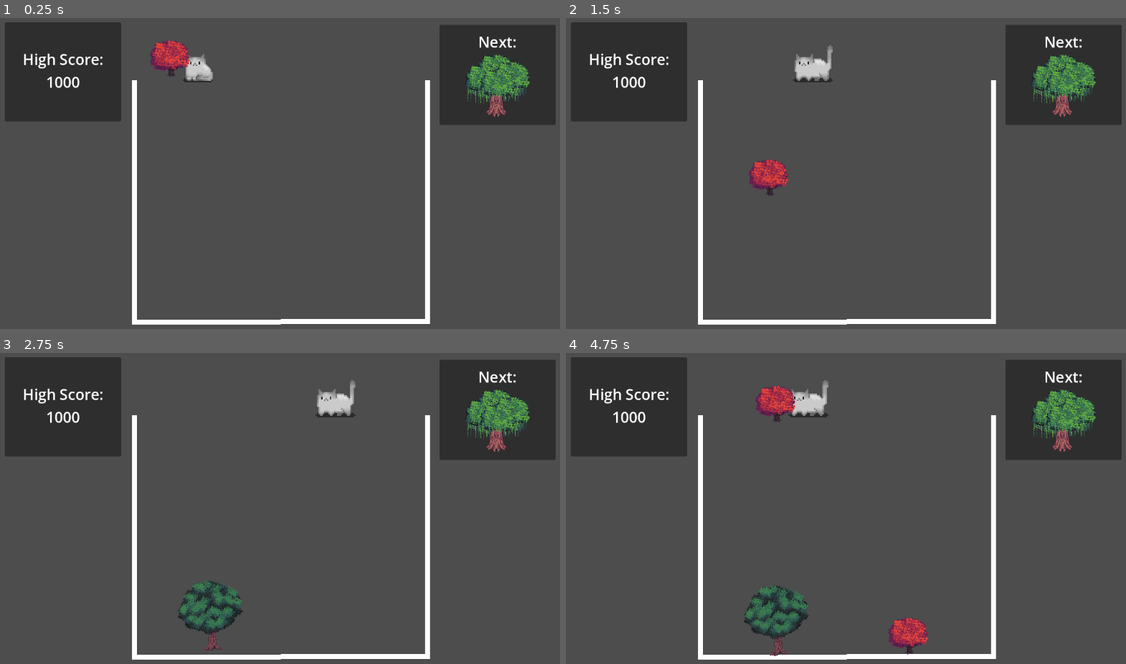
Above: before the commit, frames 1-4 (two rows, left to right).
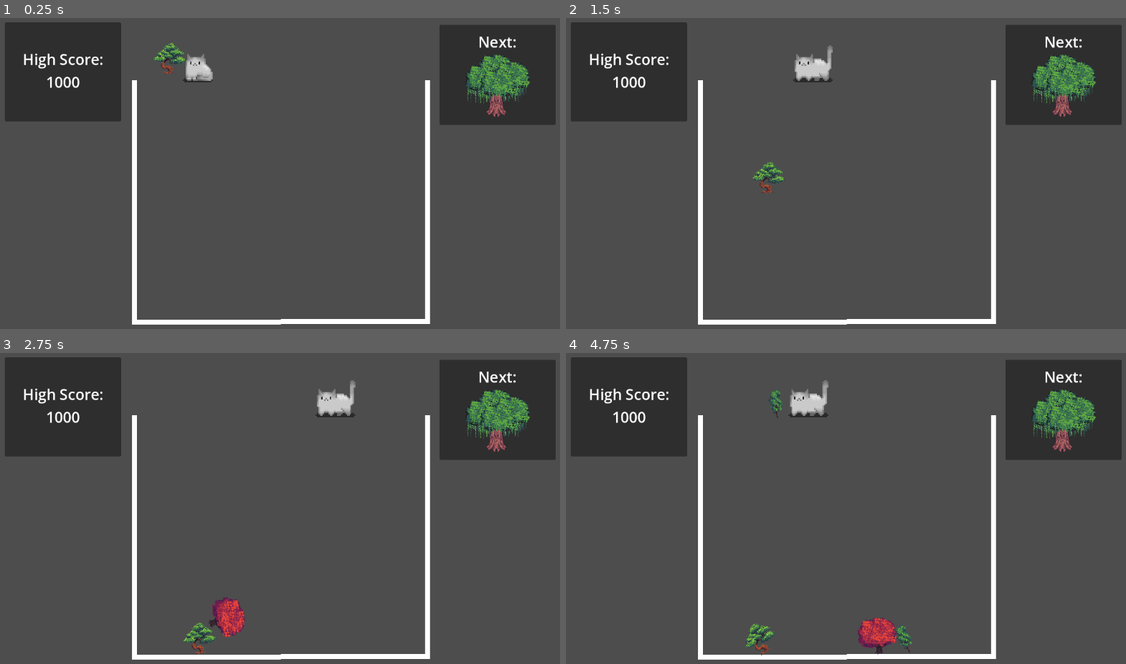
Above: after the commit, the same moments.

Repository: emilykrohn/TreeikaGame
Game: Godot game, scene res://Scenes/Game/main.tscn
The game is run twice, just before and just after one commit, with the same random seed, the same clock (stepped at 60 frames per second) and the same inputs.
Inputs:
- Up to frame 1 (0.25 s): no input
- Up to frame 2 (1.5 s): hold Right (ui_right) 0.53-1.28 s; tap Space (ui_select) at 0.77 s; hold Left (ui_left) from 1.28 s (still down)
- Up to frame 3 (2.75 s): tap Space (ui_select) at 1.52 s; release Left (ui_left) at 2.03 s; hold Right (ui_right) from 2.03 s (still down)
- Up to frame 4 (4.75 s): tap Space (ui_select) at 3.02, 3.77, 4.52 s; release Right (ui_right) at 3.53 s; hold Left (ui_left) from 3.53 s (still down)

The runs differ from the first frame. In frame 1, 0.6% of the frame differs, in the area x 26-34%, y 7-20%; in frame 2, 0.6%; in frame 3, 1.8%; in frame 4, 3.2%, in the area x 31-65%, y 10-98%.

Commit message:
Randomly drops on of first four trees

Diff:
--- a/Scripts/drop.gd
+++ b/Scripts/drop.gd
@@ -1,6 +1,7 @@
 extends Node
 
-var trees = [preload("res://Scenes/Game/Trees/tree_4.tscn")]
+var trees = [preload("res://Scenes/Game/Trees/tree_1.tscn"), preload("res://Scenes/Game/Trees/tree_2.tscn"),
+			 preload("res://Scenes/Game/Trees/tree_3.tscn"), preload("res://Scenes/Game/Trees/tree_4.tscn")]
 
 var has_dropped := true
 var can_change_tree := false
@@ -10,7 +11,14 @@
 func spawn_tree():
 	if has_dropped:
 		tree = trees[randi() % trees.size()].instantiate()
-		tree.add_to_group("tree4")
+		if tree.name == "Tree1":
+			tree.add_to_group("tree1")
+		elif tree.name == "Tree2":
+			tree.add_to_group("tree2")
+		elif tree.name == "Tree3":
+			tree.add_to_group("tree3")
+		elif tree.name == "Tree4":
+			tree.add_to_group("tree4")
 		tree.freeze = true
 		tree.lock_rotation = true
 		tree.global_position = $"../drop_point".global_position
